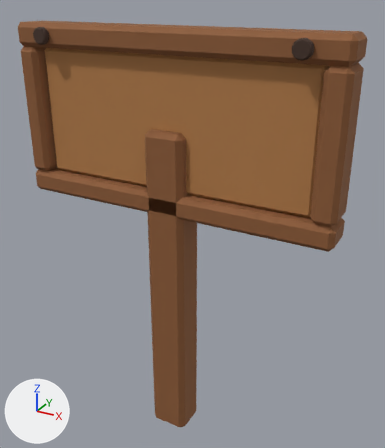
A saved change to the Blender file assets/game-assets/WoodenSign.blend.
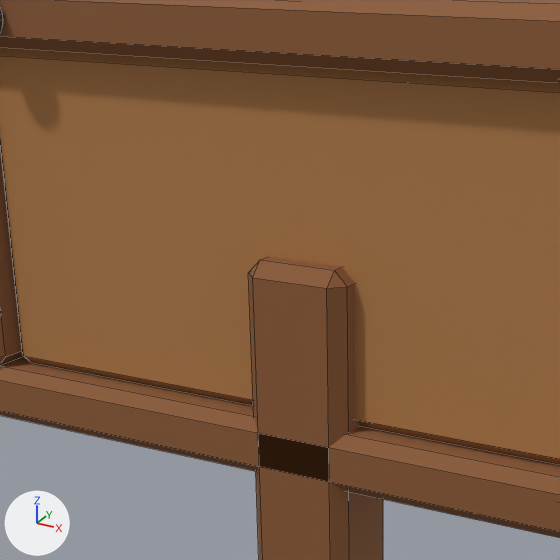
Each version is shown whole from a 50 mm lens placed at (0.678, -1.122, 1.236), pointed at (0.036, 0.046, 0.653), then close up on the part from 13% to 69% of the width and 7% to 55% of the height. Lighting does not change. The marker at lower left points along +X, +Y and +Z. The older version's two pictures come first. The close-ups show mesh edges as thin lines.

The first close-up shows 'WoodenSign_Board', 'WoodenSign_Frame', 'WoodenSign_Post' and 1 more.
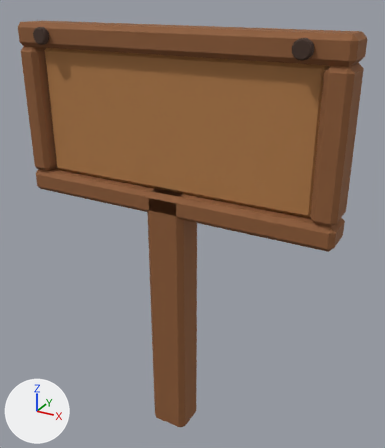
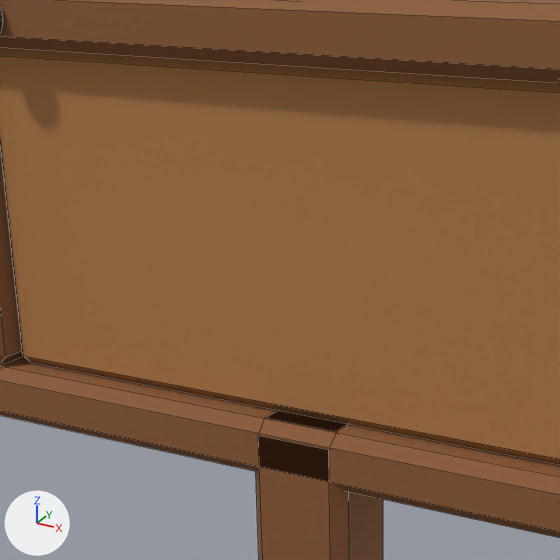
Commit message: fix(game): keep wooden sign post below board

What differs and where, as boxes [x1, y1, x2, y2] in the close-ups (560 x 560 px):
'WoodenSign_Post', reshaped
    before: [248, 257, 383, 560]
    after: [256, 411, 383, 560]

The edits, one by one:
me_cube is used by ob_woodensign_post; location (0.0, 0.0, 0.0).
me_cube had 24 vertices, 26 faces and spanned x -0.055..0.055, y -0.05..0.05, z 0.0..0.92.
me_cube now has 24 vertices, 26 faces and spans x -0.055..0.055, y -0.05..0.05, z 0.0..0.76.
me_cube part 1: all 12 vertices in x -0.055..0.055, y -0.05..0.05, z 0.906..0.92 are moved by (0.0, 0.0, -0.16).
